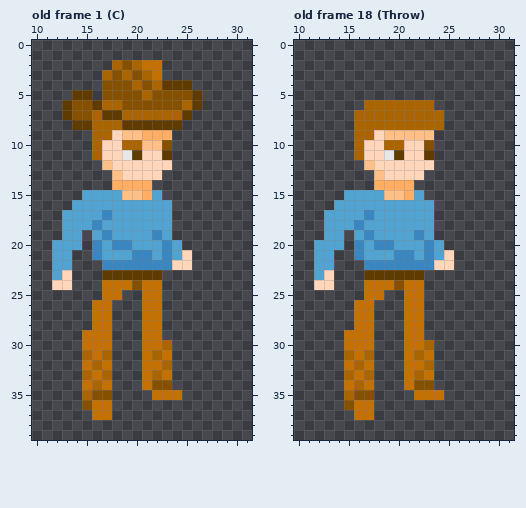
Pixel-art file -- Assets/Characters/Test/Test2Animation_40x40_run_smears_4.ase. This is how it looked before the edit.
40x40 pixels, 48 frames. Shown: old frame 1 (C): x 10..31, y 0..39; old frame 18 (Throw): x 10..31, y 0..39. The commit also changed other frames, which this record leaves out.
After:
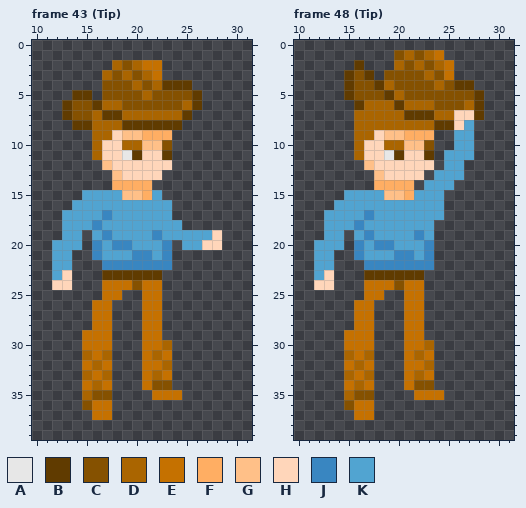
Palette (. is transparent): A #e7e7e7  B #603b00  C #855100  D #aa6500  E #c57100  F #ffae63  G #ffc088  H #ffd6ba  J #3986c1  K #51a4d1
A new or re-ordered frame is compared with the old frame closest to it.
The exact change:
frames 48 -> 105
Frame 43 (Tip) is new; against old frame 1 (C), layer "Main":
The edit adds colour H in row 19 at x 28; in row 20 at x 27 to 28.
The edit adds colour K in row 18 at x 24; in row 19 at x 24 to 27; in row 20 at x 25 to 26.
Colour H is removed in row 21 at x 25; in row 22 at x 24 to 25.
Colour K is removed in rows 20 to 21 at x 24.
Frame 48 (Tip) is new; against old frame 18 (Throw), layer "Main":
The edit adds colour B in row 2 at x 16; in row 3 at x 15 and 17; in row 4 at x 15, 18 and 26 to 27; in row 5 at x 15, 19 and 28; in row 6 at x 16 and 28; in row 7 at x 28.
The edit adds colour B in row 8 at x 25.
Colour D gives way to colour B in row 6 at x 20; in row 7 at x 21 to 23; in row 8 at x 24.
The edit adds colour C in row 1 at x 20 and 22; in row 2 at x 21 and 23; in row 3 at x 16, 19 to 22 and 24; in row 4 at x 16 to 17, 20 to 23 and 25; in row 5 at x 16 to 18 and 21 to 27; in row 6 at x 24 to 26.
The edit adds colour D in row 1 at x 21 and 23; in row 2 at x 20, 22 and 24; in row 3 at x 23; in row 4 at x 19 and 24; in row 5 at x 20; in row 6 at x 27.
The edit adds colour D in row 7 at x 25.
The edit adds colour E in row 1 at x 24; in rows 2 to 3 at x 25.
Colour G gives way to colour F in row 9 at x 21 to 23.
Colour H gives way to colour G in row 10 at x 21 to 22.
The edit adds colour H in row 7 at x 26 to 27; in row 8 at x 26.
The edit adds colour K in row 8 at x 27; in rows 9 to 10 at x 26 to 27; in row 11 at x 25 to 27; in row 12 at x 25 to 26; in row 13 at x 24 to 26; in row 14 at x 23 to 25.
The edit adds colour K in row 15 at x 23 to 24; in rows 16 to 17 at x 24.
Colour H is removed in row 21 at x 25; in row 22 at x 24 to 25.
Colour K is removed in rows 20 to 21 at x 24.
Pixel boxes of the changes (left, top, right, bottom) in both pictures:
changed: (172, 220, 222, 270)
changed: (344, 50, 484, 270)
